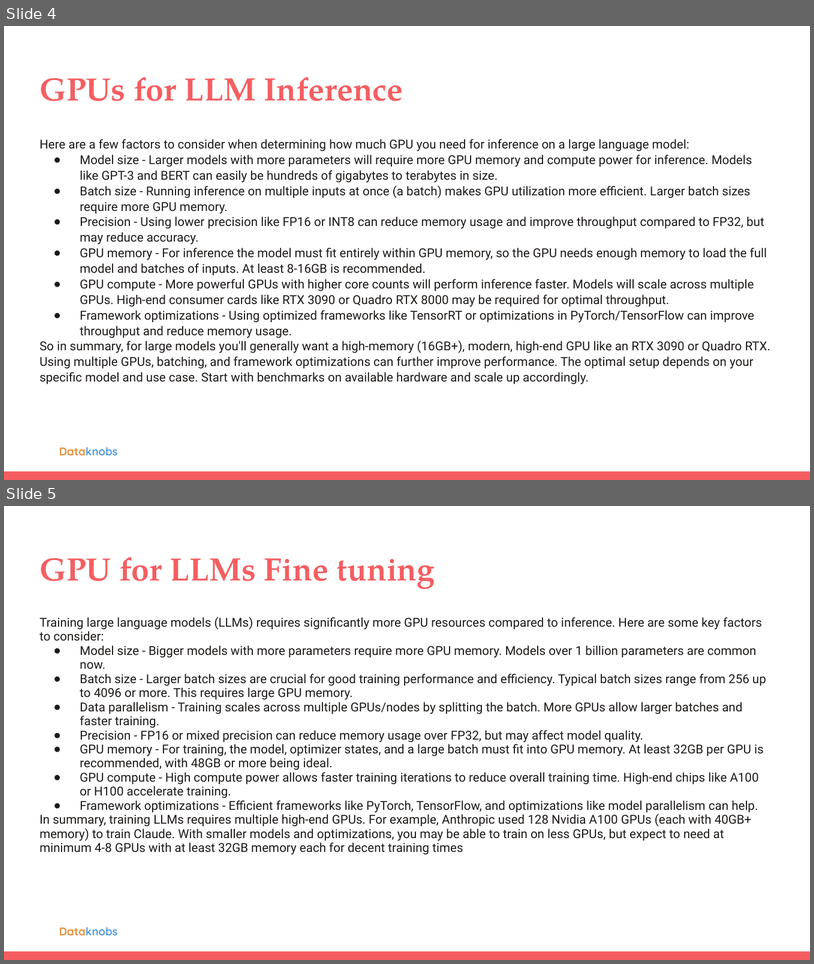
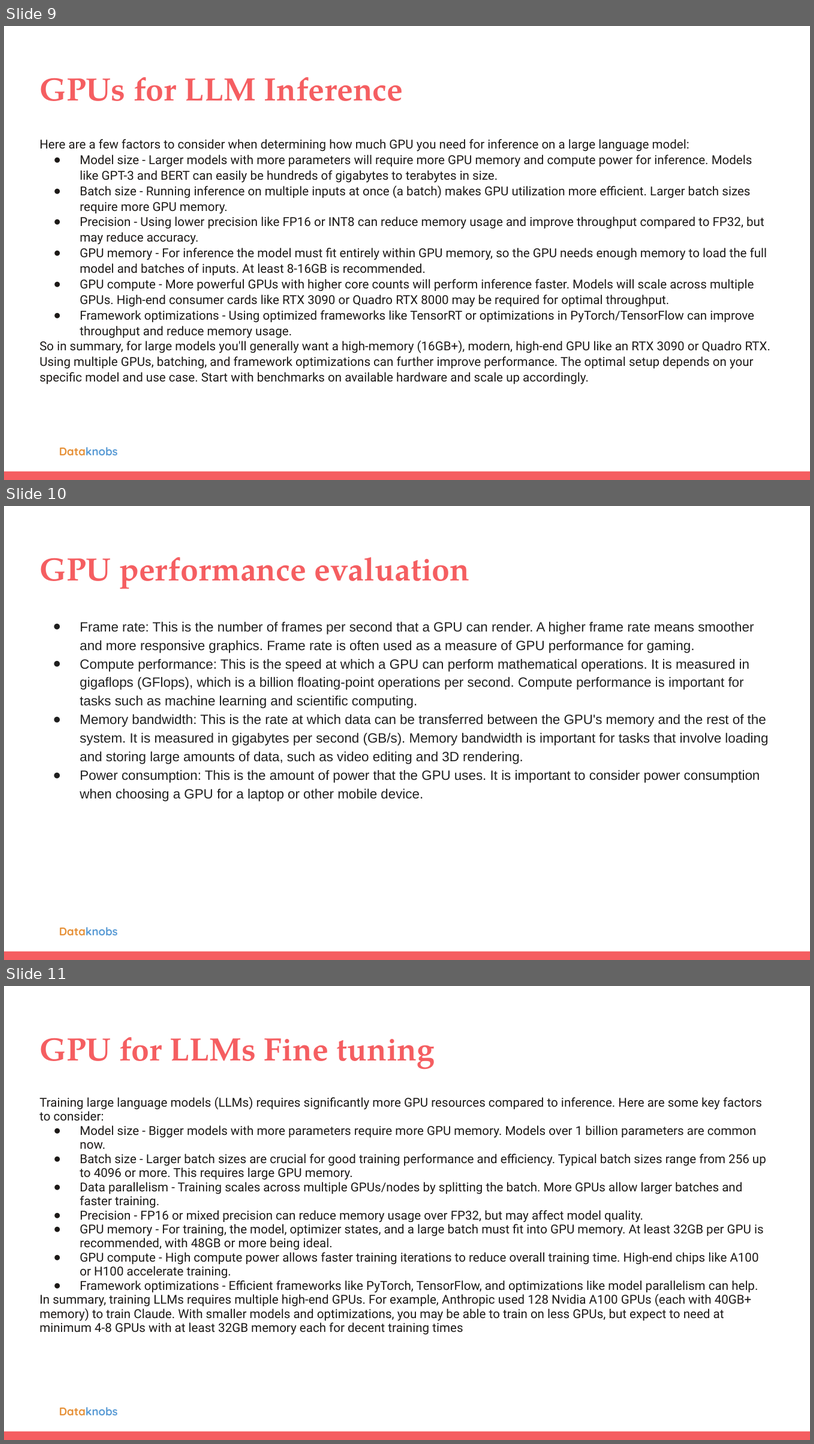
Before and after one commit to kreatewebsite/topkreate_kreatewebsite, a slide deck: input/content/gpu-vs-tpu-llms.pptx. Shown one above the other, each under a label of ours: slides 4 and 5 before the commit, slides 9, 10 and 11 after it. The pictures are 814x964 and 814x1444 pixels, drawn with LibreOffice and Linux fonts; fonts in the diff are those of the drawing; background and template pictures are left out. Boxes give left, top, right and bottom in pixels: in the first picture for what was removed or moved away, otherwise in the second. Text is boxed around its words. In the diff, an @@ line names an element or a change of style, - is before the commit and + after.

```diff
--- a/input/content/gpu-vs-tpu-llms.pptx
+++ b/input/content/gpu-vs-tpu-llms.pptx
@@ slide 10 added at (x1=4, y1=506, x2=810, y2=960), background #FFFFFF; not listed: 2 template elements that a slide beside it also shows @@
@@ title added at (x1=39, y1=557, x2=470, y2=589), 28.8 pt, text #F55E61, bold @@
+GPU performance evaluation
@@ text added at (x1=80, y1=621, x2=768, y2=801), 12 pt, text #1F1F1F @@
+● Frame rate: This is the number of frames per second that a GPU can render. A higher frame rate means smoother and more responsive graphics. Frame rate is often used as a measure of GPU performance for gaming.
+● Compute performance: This is the speed at which a GPU can perform mathematical operations. It is measured in gigaflops (GFlops), which is a billion floating-point operations per second. Compute performance is important for tasks such as machine learning and scientific computing.
+● Memory bandwidth: This is the rate at which data can be transferred between the GPU's memory and the rest of the system. It is measured in gigabytes per second (GB/s). Memory bandwidth is important for tasks that involve loading and storing large amounts of data, such as video editing and 3D rendering.
+● Power consumption: This is the amount of power that the GPU uses. It is important to consider power consumption when choosing a GPU for a laptop or other mobile device.
@@ what was slide 4 is now slide 9 @@
@@ what was slide 5 is now slide 11 @@
```
Also in this commit, not shown: 1 slide changed, 11 other slides added, 1 slide removed, 4 other files.
